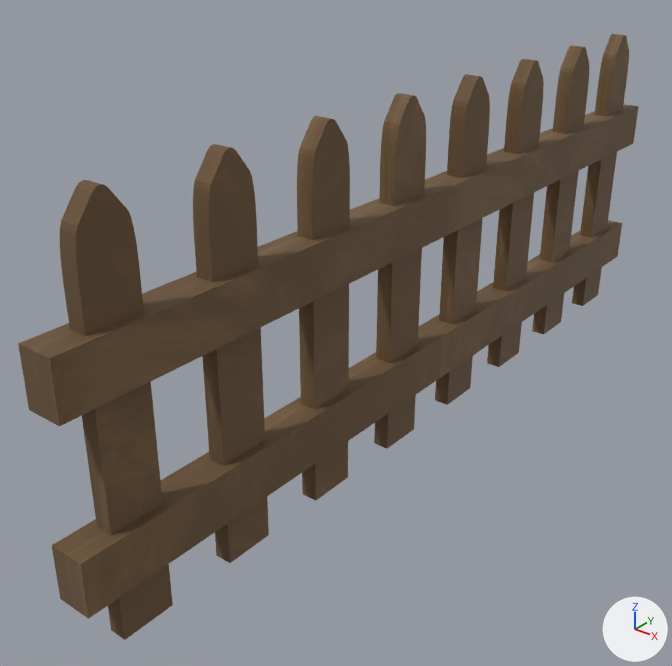
The Blender file blender_saves/fence.blend, before and after one commit.
One viewpoint serves both versions: a 50 mm camera at (29.0, -21.2, 22.1) aimed at (-3.4, 19.3, -3.0). The lights are fixed; the arrows at lower right show +X, +Y and +Z.

Before the edit, the objects in view are built like this:
```python
ob_fence = bpy.data.objects.new('fence', me_cube)
ob_fence.location = (0.0, 10.44, 4.38)
ob_fence.scale = (1.0, 14.0, 1.5)
ob_fence2 = bpy.data.objects.new('fence2', me_cube_020)
ob_fence2.location = (0.0, 38.42, 4.38)
ob_fence2.scale = (1.0, 14.0, 1.5)
```
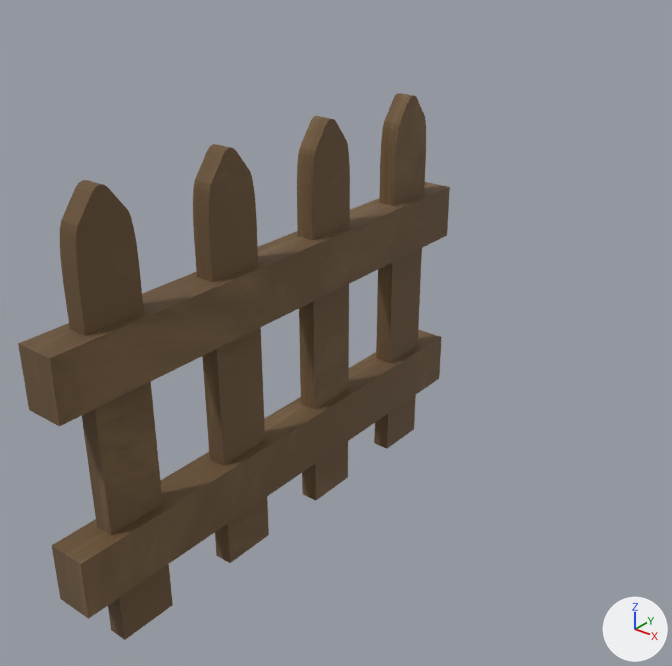
Location of each change, (x1, y1, x2, y2) in pixels of the pictures (672 x 666 px):
'fence2', hidden: before (418, 34, 639, 405)
part 1 of me_cube, surface changed: (18, 93, 450, 640) in both

Patch to the scene script:
```diff
--- a/blender_saves/fence.blend.py
+++ b/blender_saves/fence.blend.py
@@ img_baketarget @@
+img_baketarget = load_image('bakeTarget', '_unpacked/bakeTarget', 2048, 2048, 'sRGB')
@@ mat_matériau @@
 mat_matériau = bpy.data.materials.new('Matériau')
-# nodes: BsdfPrincipled, OutputMaterial, TexNoise, ValToRGB
-# colours: brown #664c2c, brown #896d48
+# nodes: BsdfPrincipled, OutputMaterial, TexImage
+# uses the picture img_baketarget
@@ me_cube @@
 me_cube.from_pydata(...)  # 284 vertices, 204 faces; spans x -1.0..1.0, y -1.0..1.0, z -9.59..4.88
 # used by ob_fence; location = (0.0, 10.44, 4.38); scale = (1.0, 14.0, 1.5)
+# me_cube part 1: texture (UV) coordinates of 204 of 204 faces, centred in x -1.0..1.0, y -1.0..1.0, z -9.59..4.86, changed; they spanned u 0.0..0.88, v 0.0..1.0 and now span u 0.0..1.0, v 0.0..0.96
 me_cube.materials.append(mat_matériau)
@@ ob_fence2 @@
 ob_fence2.scale = (1.0, 14.0, 1.5)
+ob_fence2.hide_set(True)
```
